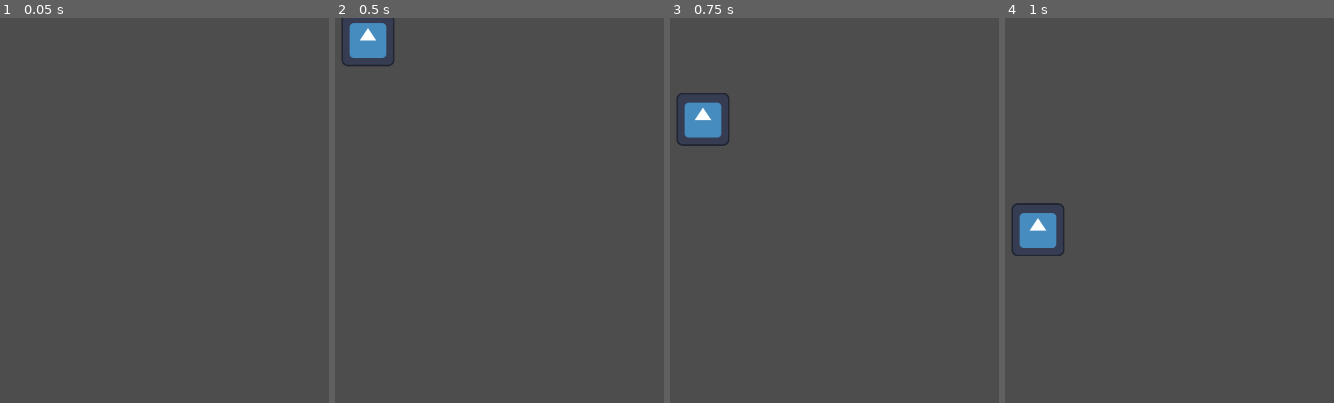
Above: before the commit, frames 1-4 (left to right).
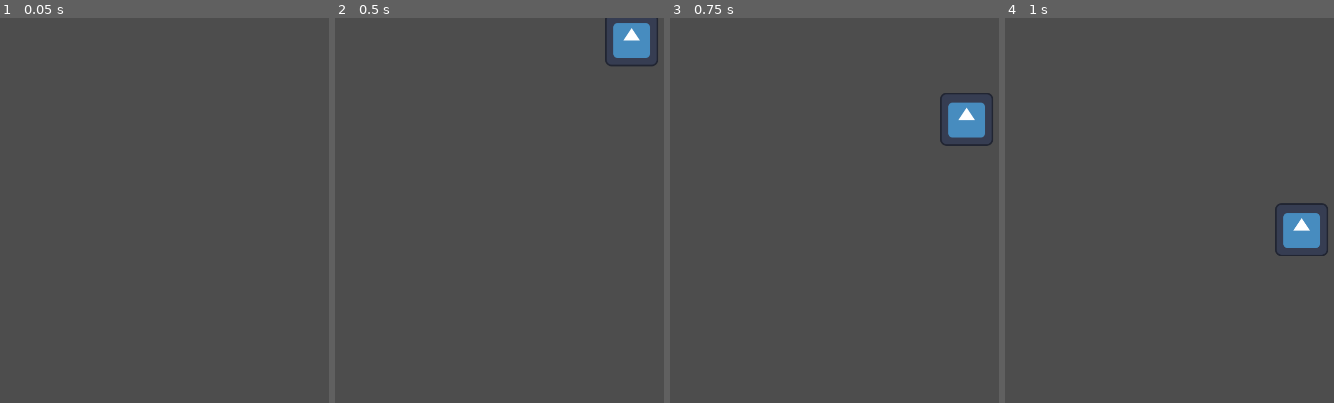
Above: after the commit, the same moments.

Repository: emibarg/gj025
Game: Godot game, scene res://Enemies/Enemy.tscn
The game is run twice, just before and just after one commit, with the same random seed, the same clock (stepped at 60 frames per second) and the same inputs. The engine's default icon, where the game draws it, is replaced by a stand-in: a white triangle on a blue panel in a dark square.
Inputs:
- Up to frame 1 (0.05 s): no input
- Up to frame 2 (0.5 s): no input
- Up to frame 3 (0.75 s): no input
- Up to frame 4 (1 s): no input

Frame 1 is identical in both runs. In frame 2, 2.4% of the frame differs, in the area x 2-99%, y 0-13%; in frame 3, 2.6%, in the area x 2-99%, y 19-34%; in frame 4, 2.6%.

Commit message:
superchange

Diff:
--- a/Enemies/enemy.gd
+++ /dev/null
@@ -1,23 +0,0 @@
-extends Node2D
-
-var gravity :int = 10
-
-
-# Called when the node enters the scene tree for the first time.
-func _ready() -> void:
-	##Spawn on top of the screen
-	$RigidBody2D.position.y = -100
-	$RigidBody2D.position.x = randf_range(0, 800)
-
-
-
-
-# Called every frame. 'delta' is the elapsed time since the previous frame.
-func _process(delta: float) -> void:
-	pass
-
-
-func _physics_process(delta: float) -> void:
-
-	##Apply gravity
-	$RigidBody2D.position.y += gravity * delta
--- a/Enemies/enemy2.gd
+++ b/Enemies/enemy2.gd
@@ -9,7 +9,7 @@
 func _ready() -> void:
 	##Spawn on top of the screen
 	position.y = -100
-	position.x = randf_range(0, 800)
+	position.x = randf_range(660, 1260)
 
 
 
--- a/Main/main.tscn
+++ b/Main/main.tscn
@@ -1,8 +1,9 @@
-[gd_scene load_steps=4 format=3 uid="uid://bc451m1gikq5a"]
+[gd_scene load_steps=5 format=3 uid="uid://bc451m1gikq5a"]
 
 [ext_resource type="Script" path="res://Main/main.gd" id="1_xug03"]
 [ext_resource type="PackedScene" uid="uid://c7n0iro3w2plh" path="res://Map/simple_vein.tscn" id="2_1ei74"]
 [ext_resource type="PackedScene" uid="uid://dam3nc2f7w8j" path="res://Player/player.tscn" id="2_q8phl"]
+[ext_resource type="PackedScene" uid="uid://bhvlrfaax0110" path="res://Enemies/Enemy.tscn" id="4_laoid"]
 
 [node name="Main" type="Node2D"]
 script = ExtResource("1_xug03")
@@ -13,3 +14,6 @@
 
 [node name="SoftBody2D" parent="." instance=ExtResource("2_q8phl")]
 position = Vector2(890, 905)
+
+[node name="EnemyRigidBody" parent="." instance=ExtResource("4_laoid")]
+position = Vector2(1160, -108)
--- /dev/null
+++ b/Map/bi_vein.tscn
@@ -0,0 +1,24 @@
+[gd_scene load_steps=2 format=3 uid="uid://cev1e6eh2gh3y"]
+
+[sub_resource type="RectangleShape2D" id="RectangleShape2D_ga130"]
+
+[node name="SimpleVein" type="Node2D"]
+
+[node name="WallLeft" type="RigidBody2D" parent="."]
+position = Vector2(640, -2920)
+collision_mask = 0
+gravity_scale = 0.0
+
+[node name="CollisionShape2D" type="CollisionShape2D" parent="WallLeft"]
+scale = Vector2(1, 400)
+shape = SubResource("RectangleShape2D_ga130")
+
+[node name="WallRight" type="RigidBody2D" parent="."]
+position = Vector2(1280, -2920)
+collision_mask = 0
+gravity_scale = 0.0
+lock_rotation = true
+
+[node name="CollisionShape2D" type="CollisionShape2D" parent="WallRight"]
+scale = Vector2(1, 400)
+shape = SubResource("RectangleShape2D_ga130")
--- a/Player/Player.tscn
+++ b/Player/Player.tscn
@@ -246,6 +246,7 @@
 [node name="SoftBody2D" type="Polygon2D"]
 position = Vector2(544, 161)
 texture = ExtResource("1_3g5ja")
+texture_scale = Vector2(1.7, 1.7)
 skeleton = NodePath("Skeleton2D")
 polygon = PackedVector2Array(11, 1, 8, 1, 7, 3, 5, 3, 2, 8, 1, 8, 1, 11, 0, 11, 0, 117, 3, 121, 3, 123, 11, 128, 117, 1 …(3079 unchanged characters)…
 polygons = [PackedInt32Array(32, 29, 30), PackedInt32Array(30, 31, 32), PackedInt32Array(36, 33, 34), PackedInt32Array( …(5874 unchanged characters)…
@@ -260,8 +261,7 @@
 [node name="Bone-0" type="Bone2D" parent="Skeleton2D"]
 position = Vector2(7.5, 22.5)
 rotation = 1.03038
-scale = Vector2(1, 1.02831)
-skew = -0.22798
+scale = Vector2(1, 1.05353)
 rest = Transform2D(0.514496, 0.857493, -0.857493, 0.514496, 7.5, 22.5)
 auto_calculate_length_and_angle = false
 length = 30.0
@@ -274,7 +274,7 @@
 
 [node name="Bone-1" type="Bone2D" parent="Skeleton2D"]
 position = Vector2(7.5, 60)
-scale = Vector2(1, 0.999999)
+scale = Vector2(0.999989, 0.999999)
 rest = Transform2D(1, 0, 0, 1, 7.5, 60)
 auto_calculate_length_and_angle = false
 length = 30.0
@@ -287,7 +287,7 @@
 
 [node name="Bone-2" type="Bone2D" parent="Skeleton2D"]
 position = Vector2(7.5, 90)
-scale = Vector2(1, 0.999999)
+scale = Vector2(0.999989, 0.999999)
 rest = Transform2D(1, 0, 0, 1, 7.5, 90)
 auto_calculate_length_and_angle = false
 length = 30.0
@@ -300,9 +300,8 @@
 
 [node name="Bone-3" type="Bone2D" parent="Skeleton2D"]
 position = Vector2(7.5, 116.5)
-rotation = -0.866849
-scale = Vector2(1, 1.03045)
-skew = 0.235549
+rotation = -0.86685
+scale = Vector2(1, 1.05801)
 rest = Transform2D(0.647231, -0.762294, 0.762294, 0.647231, 7.5, 116.5)
 auto_calculate_length_and_angle = false
 length = 30.0
@@ -315,7 +314,7 @@
 
 [node name="Bone-4" type="Bone2D" parent="Skeleton2D"]
 position = Vector2(30, 7.5)
-scale = Vector2(1, 0.999999)
+scale = Vector2(0.999989, 0.999999)
 rest = Transform2D(1, 0, 0, 1, 30, 7.5)
 auto_calculate_length_and_angle = false
 length = 30.0
@@ -329,7 +328,7 @@
 [node name="Bone-5" type="Bone2D" parent="Skeleton2D"]
 position = Vector2(30, 30)
 rotation = -1.5708
-scale = Vector2(0.999999, 1)
+scale = Vector2(0.999999, 0.999989)
 rest = Transform2D(-4.37114e-08, -1, 1, -4.37114e-08, 30, 30)
 auto_calculate_length_and_angle = false
 length = 30.0
@@ -343,7 +342,7 @@
 [node name="Bone-6" type="Bone2D" parent="Skeleton2D"]
 position = Vector2(30, 60)
 rotation = 1.5708
-scale = Vector2(0.999999, 1)
+scale = Vector2(0.999999, 0.999989)
 rest = Transform2D(-4.37114e-08, 1, -1, -4.37114e-08, 30, 60)
 auto_calculate_length_and_angle = false
 length = 30.0
@@ -357,7 +356,7 @@
 [node name="Bone-7" type="Bone2D" parent="Skeleton2D"]
 position = Vector2(30, 90)
 rotation = 1.5708
-scale = Vector2(0.999999, 1)
+scale = Vector2(0.999999, 0.999989)
 rest = Transform2D(-4.37114e-08, 1, -1, -4.37114e-08, 30, 90)
 auto_calculate_length_and_angle = false
 length = 30.0
@@ -371,7 +370,7 @@
 [node name="Bone-8" type="Bone2D" parent="Skeleton2D"]
 position = Vector2(30, 116.5)
 rotation = -1.5708
-scale = Vector2(0.999999, 1)
+scale = Vector2(0.999999, 0.999989)
 rest = Transform2D(-4.37114e-08, -1, 1, -4.37114e-08, 30, 116.5)
 auto_calculate_length_and_angle = false
 length = 30.0
@@ -385,7 +384,7 @@
 [node name="Bone-9" type="Bone2D" parent="Skeleton2D"]
 position = Vector2(60, 7.5)
 rotation = 1.5708
-scale = Vector2(0.999999, 1)
+scale = Vector2(0.999999, 0.999989)
 rest = Transform2D(-4.37114e-08, 1, -1, -4.37114e-08, 60, 7.5)
 auto_calculate_length_and_angle = false
 length = 30.0
@@ -399,7 +398,7 @@
 [node name="Bone-10" type="Bone2D" parent="Skeleton2D"]
 position = Vector2(60, 30)
 rotation = 1.5708
-scale = Vector2(0.999999, 1)
+scale = Vector2(0.999999, 0.999989)
 rest = Transform2D(-4.37114e-08, 1, -1, -4.37114e-08, 60, 30)
 auto_calculate_length_and_angle = false
 length = 30.0
@@ -413,7 +412,7 @@
 [node name="Bone-11" type="Bone2D" parent="Skeleton2D"]
 position = Vector2(60, 60)
 rotation = 1.5708
-scale = Vector2(0.999999, 1)
+scale = Vector2(0.999999, 0.999989)
 rest = Transform2D(-4.37114e-08, 1, -1, -4.37114e-08, 60, 60)
 auto_calculate_length_and_angle = false
 length = 30.0
@@ -427,7 +426,7 @@
 [node name="Bone-12" type="Bone2D" parent="Skeleton2D"]
 position = Vector2(60, 90)
 rotation = 1.5708
-scale = Vector2(0.999999, 1)
+scale = Vector2(0.999999, 0.999989)
 rest = Transform2D(-4.37114e-08, 1, -1, -4.37114e-08, 60, 90)
 auto_calculate_length_and_angle = false
 length = 30.0
@@ -441,7 +440,7 @@
 [node name="Bone-13" type="Bone2D" parent="Skeleton2D"]
 position = Vector2(60, 116.5)
 rotation = -1.5708
-scale = Vector2(0.999999, 1)
+scale = Vector2(0.999999, 0.999989)
 rest = Transform2D(-4.37114e-08, -1, 1, -4.37114e-08, 60, 116.5)
 auto_calculate_length_and_angle = false
 length = 30.0
@@ -455,7 +454,7 @@
 [node name="Bone-14" type="Bone2D" parent="Skeleton2D"]
 position = Vector2(90, 7.5)
 rotation = 1.5708
-scale = Vector2(0.999999, 1)
+scale = Vector2(0.999999, 0.999989)
 rest = Transform2D(-4.37114e-08, 1, -1, -4.37114e-08, 90, 7.5)
 auto_calculate_length_and_angle = false
 length = 30.0
@@ -469,7 +468,7 @@
 [node name="Bone-15" type="Bone2D" parent="Skeleton2D"]
 position = Vector2(90, 30)
 rotation = 1.5708
-scale = Vector2(0.999999, 1)
+scale = Vector2(0.999999, 0.999989)
 rest = Transform2D(-4.37114e-08, 1, -1, -4.37114e-08, 90, 30)
 auto_calculate_length_and_angle = false
 length = 30.0
@@ -483,7 +482,7 @@
 [node name="Bone-16" type="Bone2D" parent="Skeleton2D"]
 position = Vector2(90, 60)
 rotation = 1.5708
-scale = Vector2(0.999999, 1)
+scale = Vector2(0.999999, 0.999989)
 rest = Transform2D(-4.37114e-08, 1, -1, -4.37114e-08, 90, 60)
 auto_calculate_length_and_angle = false
 length = 30.0
@@ -497,7 +496,7 @@
 [node name="Bone-17" type="Bone2D" parent="Skeleton2D"]
 position = Vector2(90, 90)
 rotation = 1.5708
-scale = Vector2(0.999999, 1)
+scale = Vector2(0.999999, 0.999989)
 rest = Transform2D(-4.37114e-08, 1, -1, -4.37114e-08, 90, 90)
 auto_calculate_length_and_angle = false
 length = 30.0
@@ -511,7 +510,7 @@
 [node name="Bone-18" type="Bone2D" parent="Skeleton2D"]
 position = Vector2(90, 116.5)
 rotation = -1.5708
-scale = Vector2(0.999999, 1)
+scale = Vector2(0.999999, 0.999989)
 rest = Transform2D(-4.37114e-08, -1, 1, -4.37114e-08, 90, 116.5)
 auto_calculate_length_and_angle = false
 length = 30.0
@@ -525,8 +524,7 @@
 [node name="Bone-19" type="Bone2D" parent="Skeleton2D"]
 position = Vector2(116.5, 7.5)
 rotation = 2.43765
-scale = Vector2(1, 1.02637)
-skew = 0.21889
+scale = Vector2(1, 1.05043)
 rest = Transform2D(-0.762294, 0.647231, -0.647231, -0.762294, 116.5, 7.5)
 auto_calculate_length_and_angle = false
 length = 30.0
@@ -540,7 +538,7 @@
 [node name="Bone-20" type="Bone2D" parent="Skeleton2D"]
 position = Vector2(116.5, 30)
 rotation = -1.5708
-scale = Vector2(0.999999, 1)
+scale = Vector2(0.999999, 0.999989)
 rest = Transform2D(-4.37114e-08, -1, 1, -4.37114e-08, 116.5, 30)
 auto_calculate_length_and_angle = false
 length = 30.0
@@ -554,7 +552,7 @@
 [node name="Bone-21" type="Bone2D" parent="Skeleton2D"]
 position = Vector2(116.5, 60)
 rotation = -1.5708
-scale = Vector2(0.999999, 1)
+scale = Vector2(0.999999, 0.999989)
 rest = Transform2D(-4.37114e-08, -1, 1, -4.37114e-08, 116.5, 60)
 auto_calculate_length_and_angle = false
 length = 30.0
@@ -568,7 +566,7 @@
 [node name="Bone-22" type="Bone2D" parent="Skeleton2D"]
 position = Vector2(116.5, 90)
 rotation = -1.5708
-scale = Vector2(0.999999, 1)
+scale = Vector2(0.999999, 0.999989)
 rest = Transform2D(-4.37114e-08, -1, 1, -4.37114e-08, 116.5, 90)
 auto_calculate_length_and_angle = false
 length = 30.0
@@ -581,8 +579,8 @@
 
 [node name="Bone-23" type="Bone2D" parent="Skeleton2D"]
 position = Vector2(116.5, 116.5)
-rotation = -3.14159
-scale = Vector2(1, 0.999999)
+rotation = 3.14159
+scale = Vector2(0.999989, 0.999999)
 rest = Transform2D(-1, -8.74228e-08, 8.74228e-08, -1, 116.5, 116.5)
 auto_calculate_length_and_angle = false
 length = 30.0
